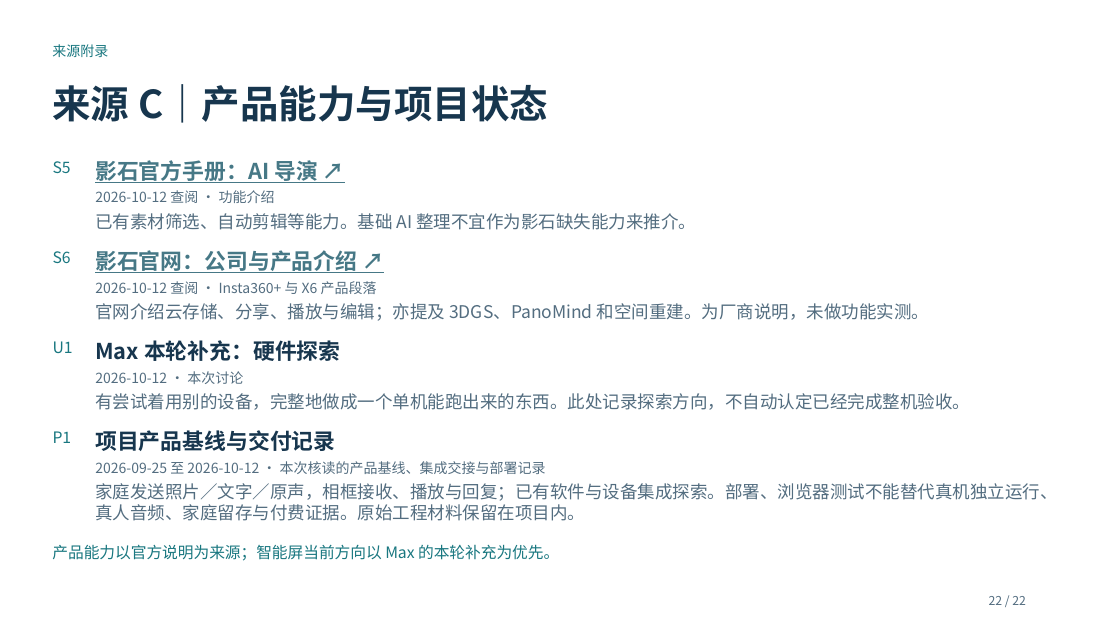
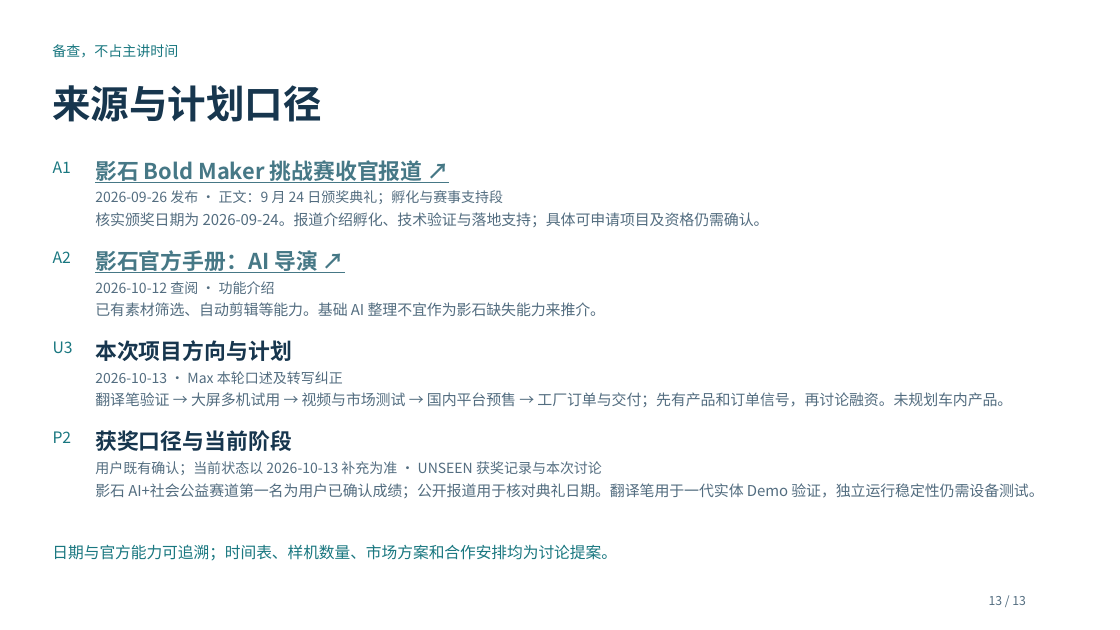
Before and after one commit to maxi-max-dev/maxi-max-dev.github.io, a slide deck: slide 13 of research/insta360-frame-discussion/unseen-insta360-discussion.pptx (slide 22 before the commit). Drawn at 1120x630 pixels with LibreOffice and Linux fonts; fonts in the diff are those of the drawing. Boxes give left, top, right and bottom in pixels: in the first picture for what was removed or moved away, otherwise in the second. Text is boxed around its words. In the diff, an @@ line names an element or a change of style, - is before the commit and + after.

Commit message:
Update Insta360 deck with product roadmap and presale plans

```diff
--- a/research/insta360-frame-discussion/unseen-insta360-discussion.pptx
+++ b/research/insta360-frame-discussion/unseen-insta360-discussion.pptx
@@ text at <box>52,44,178,58</box>: text changed @@
-来源附录
+备查，不占主讲时间
@@ text at <box>52,85,321,122</box>: text changed @@
-来源 C｜产品能力与项目状态
+来源与计划口径
@@ text at <box>53,161,71,173</box>: text changed @@
-S5
+A1
@@ text added at <box>95,160,423,183</box>, 18.8 pt, text #467886, bold, underline @@
+影石 Bold Maker 挑战赛收官报道 ↗
@@ text added at <box>95,190,503,204</box>, 12 pt, text #536D80 @@
+2026-09-26 发布 · 正文：9 月 24 日颁奖典礼；孵化与赛事支持段
@@ text added at <box>95,212,769,227</box>, 12.8 pt, text #536D80 @@
+核实颁奖日期为 2026-09-24。报道介绍孵化、技术验证与落地支持；具体可申请项目及资格仍需确认。
@@ text at <box>53,251,71,263</box>: text changed @@
-S6
+A2
@@ text removed at <box>95,250,357,273</box> @@
-影石官网：公司与产品介绍 ↗
@@ text removed at <box>95,281,377,294</box> @@
-2026-10-12 查阅 · Insta360+ 与 X6 产品段落
@@ 3 texts: place and size @@
-3 texts at <box>95,160,696,230</box>
+3 texts at <box>95,250,606,316</box>
@@ text "已有素材筛选、自动剪辑等能力。基础 AI 整理不宜作为影石缺失能力来推介。" at <box>95,302,606,316</box>: size 15 to 12.8 pt @@
@@ text removed at <box>95,303,929,321</box> @@
-官网介绍云存储、分享、播放与编辑；亦提及 3DGS、PanoMind 和空间重建。为厂商说明，未做功能实测。
@@ text at <box>53,341,73,353</box>: text changed @@
-U1
+U3
@@ text at <box>95,340,292,361</box>: text changed @@
-Max 本轮补充：硬件探索
+本次项目方向与计划
@@ text at <box>95,371,343,384</box>: text changed @@
-2026-10-12 · 本次讨论
+2026-10-13 · Max 本轮口述及转写纠正
@@ text at <box>95,392,1012,407</box>: text changed; size 15 to 12.8 pt @@
-有尝试着用别的设备，完整地做成一个单机能跑出来的东西。此处记录探索方向，不自动认定已经完成整机验收。
+翻译笔验证 → 大屏多机试用 → 视频与市场测试 → 国内平台预售 → 工厂订单与交付；先有产品和订单信号，再讨论融资。未规划车内产品。
@@ text at <box>53,431,72,443</box>: text changed @@
-P1
+P2
@@ text at <box>95,430,292,451</box>: text changed @@
-项目产品基线与交付记录
+获奖口径与当前阶段
@@ text at <box>95,461,602,475</box>: text changed @@
-2026-09-25 至 2026-10-12 · 本次核读的产品基线、集成交接与部署记录
+用户既有确认；当前状态以 2026-10-13 补充为准 · UNSEEN 获奖记录与本次讨论
@@ text at <box>95,483,1043,498</box>: text changed; size 15 to 12.8 pt @@
-家庭发送照片／文字／原声，相框接收、播放与回复；已有软件与设备集成探索。部署、浏览器测试不能替代真机独立运行、真人音频、家庭留存与付费证据。原始工程材料保留在项目内。
+影石 AI+社会公益赛道第一名为用户已确认成绩；公开报道用于核对典礼日期。翻译笔用于一代实体 Demo 验证，独立运行稳定性仍需设备测试。
@@ text at <box>52,544,617,561</box>: text changed @@
-产品能力以官方说明为来源；智能屏当前方向以 Max 的本轮补充为优先。
+日期与官方能力可追溯；时间表、样机数量、市场方案和合作安排均为讨论提案。
@@ text at <box>989,596,1026,605</box>: text changed @@
-22 / 22
+13 / 13
```
Also in this commit, not shown: 6 other slides changed, 6 slides added, 15 slides removed, 5 other files.
